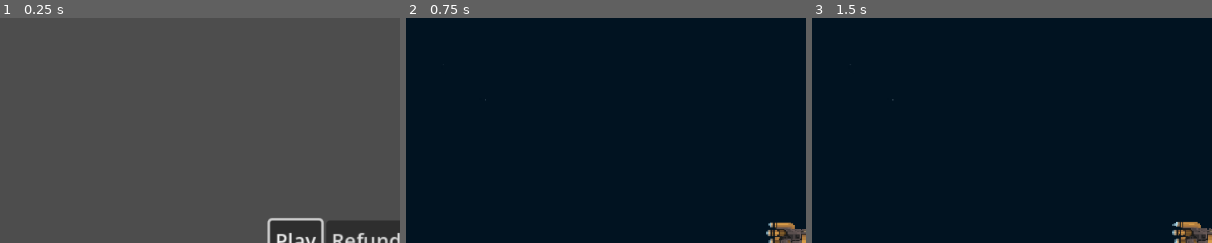
Above: before the commit, frames 1-3 (left to right).
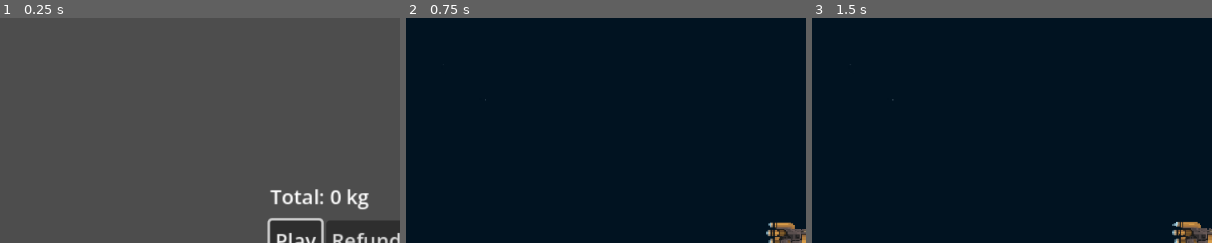
Above: after the commit, the same moments.

Repository: Senatrius/ablation
Game: Godot game, scene res://systems/game/hub.tscn
Two runs of this game, one before a commit and one after it. Both use one fixed random seed, a clock stepped at 60 frames per second and the inputs below.
Inputs (mouse positions are % of the whole screen's width and height, from its top left):
- Up to frame 1 (0.25 s): no input
- Up to frame 2 (0.75 s): click "Play" at 0.5 s
- Up to frame 3 (1.5 s): move the mouse to (72, 45) at 1.27 s; hold D (turn_right) from 1.28 s (still down); hold S (decelerate) from 1.28 s (still down)
The pictures show only the part of the screen within x 0-50%, y 0-50%; the shares and areas given below are measured in that part.

The runs differ from the first frame. In frame 1, 0.9% of the frame differs, in the area x 67-93%, y 76-86%; in frame 2, nothing differs; in frame 3, nothing differs.

Commit message:
add overcharge capacitor upgrade

Diff:
--- a/data/upgrades/scatter-laser/overcharged_capacitors.tres
+++ b/data/upgrades/scatter-laser/overcharged_capacitors.tres
@@ -19,7 +19,6 @@
 [sub_resource type="Resource" id="Resource_h2js8"]
 script = ExtResource("1_lc8r1")
 cost = Dictionary[StringName, int]({
-&"compacted-rock": 600,
 &"dense-rock": 3400
 })
 modifiers = Array[ExtResource("2_h2js8")]([SubResource("Resource_njyws"), SubResource("Resource_t23qn")])
--- a/systems/asteroid/asteroid.gd
+++ b/systems/asteroid/asteroid.gd
@@ -15,6 +15,7 @@
 const BLAST_WAVE_SPEED: float = 150.0
 const MAX_BREAKS_PER_FRAME: int = 5
 const COLLISION_CLEANUP_INSET: float = 0.01
+const AREA_BONUS_PER_RADIUS: float = 0.15
 
 @export var asteroid_def: AsteroidDefinition
 @export var gen_seed: int = 0
@@ -112,9 +113,10 @@
 	var cell: Vector2i = CellGrid.coords(centre, size.x)
 	_damage_area(cell.x, cell.y, radius, damage, falloff, world_direction)
 
-func _damage_area(cx: int, cy: int, radius: float, damage: float, falloff: float, world_direction: Vector2, blast_centre: Variant = null) -> void:
+func _damage_area(cx: int, cy: int, radius: float, damage: float, falloff: float, world_direction: Vector2, blast_centre: Variant = null, normalize: bool = true) -> void:
 	var reach: int = ceili(radius)
-	var hits: Dictionary[int, float] = {}
+	var weights: Dictionary[int, float] = {}
+	var total_weight: float = 0.0
 
 	for dy: int in range(-reach, reach + 1):
 		for dx: int in range(-reach, reach + 1):
@@ -134,25 +136,39 @@
 				continue
 
 			var edge_factor: float = distance / radius if radius > 0.0 else 0.0
+			var weight: float = 1.0 - edge_factor * falloff
+
+			if weight <= 0.0:
+				continue
+
 			var chunk: int = chunks.ids[i]
-
-			hits[chunk] = hits.get(chunk, 0.0) + damage * (1.0 - edge_factor * falloff)
+			weights[chunk] = weights.get(chunk, 0.0) + weight
+			total_weight += weight
+
+	if total_weight <= 0.0:
+		return
+
+	var per_weight: float = damage
+	if normalize:
+		per_weight = damage * (1.0 + AREA_BONUS_PER_RADIUS * radius) / total_weight
 
 	var broken: PackedInt32Array = PackedInt32Array()
 	var spread: float = asteroid_def.damage_spread
 
-	for chunk: int in hits:
-		_add_chunk_damage(chunk, hits[chunk], broken)
+	for chunk: int in weights:
+		var amount: float = weights[chunk] * per_weight
+		_add_chunk_damage(chunk, amount, broken)
 
 		if spread > 0.0:
 			for neighbour: int in chunks.neighbours[chunk]:
-				_add_chunk_damage(neighbour, hits[chunk] * spread, broken)
+				_add_chunk_damage(neighbour, amount * spread, broken)
 
 	for chunk: int in broken:
 		if blast_centre == null:
 			_break_chunk(chunk, world_direction)
 		else:
 			var away: Vector2 = CellGrid.average_centre(chunks.members[chunk], size.x) - (blast_centre as Vector2)
+
 			_blasts.add(chunk, _clock + away.length() / BLAST_WAVE_SPEED,
 				global_transform.basis_xform(-away).normalized())
 
@@ -303,7 +319,7 @@
 	var gas_share: float = fuel / (fuel + _mass.solid_cells)
 	var radius: float = gas.explosion_base_radius + gas.explosion_radius * sqrt(fuel)
 
-	_damage_area(floori(centre.x), floori(centre.y), radius, gas.explosion_damage, gas.explosion_falloff, Vector2.ZERO, centre)
+	_damage_area(floori(centre.x), floori(centre.y), radius, gas.explosion_damage, gas.explosion_falloff, Vector2.ZERO, centre, false)
 
 	if is_inside_tree() and not is_queued_for_deletion():
 		var kick_speed: float = asteroid_def.explosion_kick * sqrt(gas_share)
--- a/systems/game/hub.gd
+++ b/systems/game/hub.gd
@@ -1,7 +1,7 @@
 extends Control
 
 @onready var storage_label: Label = %StorageLabel
-@onready var upgrade_rows: VBoxContainer = $CenterContainer/VBoxContainer/UpgradeRows
+@onready var upgrade_rows: VBoxContainer = %UpgradeRows
 @onready var play_button: Button = %PlayButton
 @onready var refund_button: Button = %RefundButton
 @onready var grant_button: Button = %GrantButton
@@ -22,6 +22,8 @@
 
 	delete_save_button.pressed.connect(Session.wipe_save)
 	delete_save_button.visible = OS.is_debug_build()
+
+	_refresh()
 
 func _queue_refresh() -> void:
 	if _refresh_queued:
--- a/systems/game/hub.tscn
+++ b/systems/game/hub.tscn
@@ -27,6 +27,7 @@
 layout_mode = 2
 
 [node name="UpgradeRows" type="VBoxContainer" parent="CenterContainer/VBoxContainer" unique_id=678553362]
+unique_name_in_owner = true
 layout_mode = 2
 
 [node name="Buttons" type="HBoxContainer" parent="CenterContainer/VBoxContainer" unique_id=1910960565]
--- a/systems/player/player.gd
+++ b/systems/player/player.gd
@@ -184,8 +184,12 @@
 
 	var target: Vector2 = aim_target()
 	var firing: bool = Input.is_action_pressed("primary")
+	var engines_idle: bool = not is_accelerating and not is_decelerating and turn_input == 0.0
+
 	for weapon: Weapon in weapons:
 		weapon.target = target
+		weapon.charging = firing and engines_idle
+
 		if firing:
 			weapon.try_fire()
 
--- a/systems/session/session.gd
+++ b/systems/session/session.gd
@@ -29,6 +29,8 @@
 
 	_load_game()
 
+
+
 func level_of(upgrade: UpgradeDefinition) -> int:
 	return upgrade_levels.get(upgrade.id, 0)
 
@@ -104,9 +106,9 @@
 		if kept > 0:
 			storage[id] = storage.get(id, 0) + kept
 
+	save_game()
+
 	get_tree().change_scene_to_file(HUB_SCENE)
-
-	save_game()
 
 func storage_total() -> int:
 	var total: int = 0
@@ -203,6 +205,11 @@
 		return
 
 	var data: Dictionary = parsed
+	var version: int = int(data.get("version", 0))
+
+	if version > SAVE_VERSION:
+		push_error("This save is from a newer version of the game (format %d); not loading it." % version)
+		return
 
 	var saved_storage: Dictionary = data.get("storage", {})
 	for key: String in saved_storage:
--- a/systems/weapon/scatter_laser/scatter_laser.gd
+++ b/systems/weapon/scatter_laser/scatter_laser.gd
@@ -1,4 +1,7 @@
 class_name ScatterLaser extends Weapon
+
+const BEAM_COLOUR: Color = Color(0.5, 0.7, 0.8, 0.5)
+const HOT_BEAM_COLOUR: Color = Color(0.988, 0.588, 0.365, 0.851)
 
 func fire(at: Vector2) -> void:
 	var from: Vector2 = turret.global_position
@@ -17,7 +20,7 @@
 func spawn_ray(origin: Node2D, to: Vector2) -> void:
 	var ray: Ray = Ray.new()
 	ray.top_level = true
-	ray.width = 2.0
-	ray.default_color = Color(0.5, 0.7, 0.8, 0.5)
+	ray.width = 1.0
+	ray.default_color = BEAM_COLOUR.lerp(HOT_BEAM_COLOUR, overcharge_ratio())
 	ray.setup(origin, to)
 	add_child(ray)
--- a/systems/weapon/weapon.gd
+++ b/systems/weapon/weapon.gd
@@ -1,5 +1,7 @@
 @abstract
 class_name Weapon extends Node2D
+
+const OVERCHARGE_DRAIN: float = 3.0
 
 @export var turret: Marker2D
 
@@ -9,9 +11,12 @@
 var misfire_chance: float = 0.0
 var rng: RandomNumberGenerator = RandomNumberGenerator.new()
 var target: Vector2 = Vector2.ZERO
+var charging: bool = false
+var overcharge: float = 0.0
 
 func _physics_process(delta: float) -> void:
 	cooldown = maxf(cooldown - delta, 0.0)
+	_update_overcharge(delta)
 	look_at(target)
 
 func cast(from: Vector2, to: Vector2) -> Dictionary:
@@ -38,3 +43,19 @@
 
 func stagger(index: int, count: int) -> void:
 	cooldown = (1.0 / definition.shots_per_second) * index / count
+
+func fire_rate() -> float:
+	return definition.shots_per_second * (1.0 + overcharge)
+
+func overcharge_ratio() -> float:
+	return overcharge / definition.overcharge_capacity if definition.overcharge_capacity > 0.0 else 0.0
+
+func _update_overcharge(delta: float) -> void:
+	if definition.overcharge_rate <= 0.0:
+		overcharge = 0.0
+		return
+
+	if charging:
+		overcharge = minf(overcharge + definition.overcharge_rate * delta, definition.overcharge_capacity)
+	else:
+		overcharge = maxf(overcharge - definition.overcharge_rate * OVERCHARGE_DRAIN * delta, 0.0)
